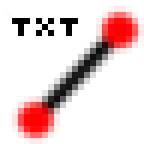
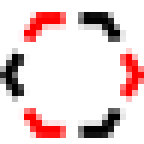
The second 144x144 image is a revision of the first. Changes to its layers:
added layer "ConstrComp" above "Layer 4" over [0, 12, 144, 138]
hid "Layer 4" over [6, 12, 78, 36]
hid "Rule" over [12, 6, 144, 144]
